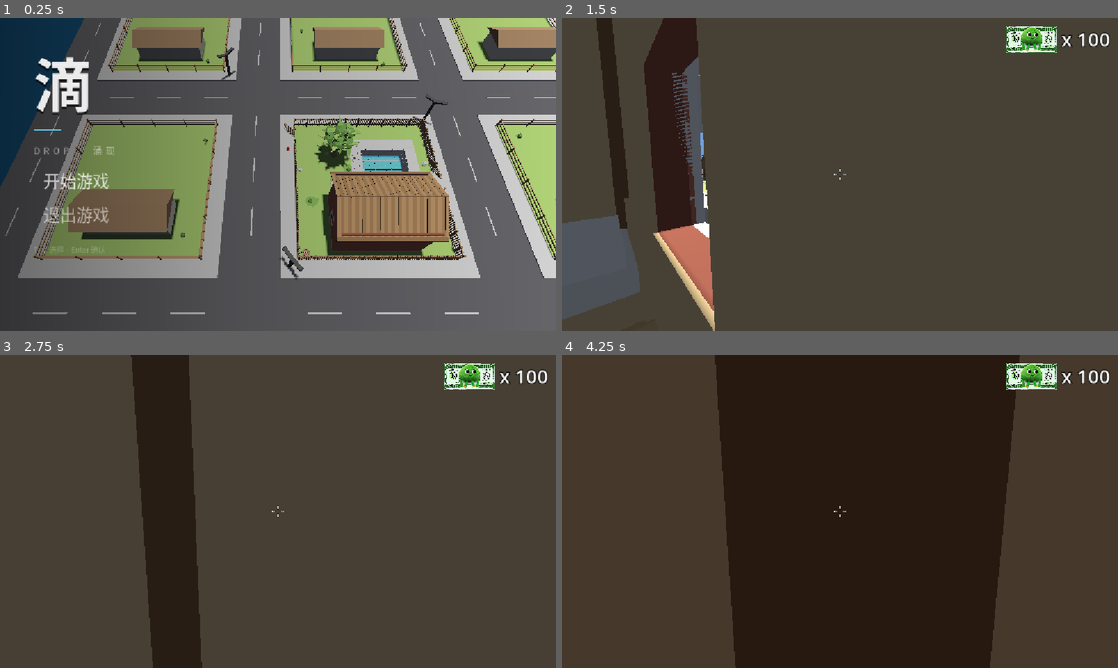
Above: before the commit, frames 1-4 (two rows, left to right).
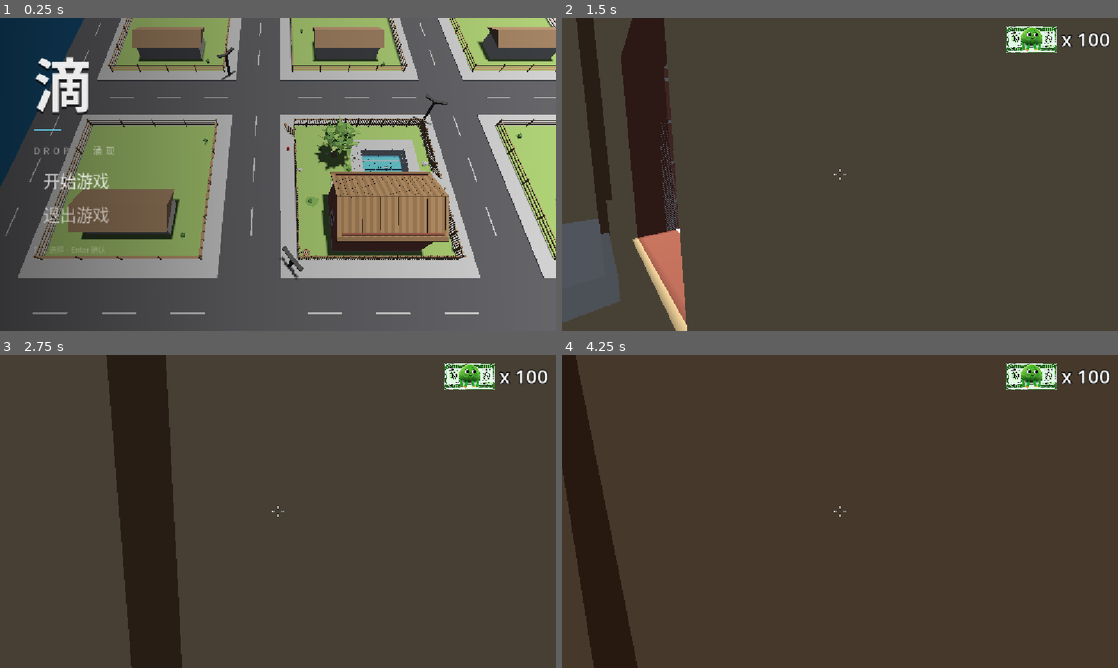
Above: after the commit, the same moments.

Repository: mife-user/drop
Game: Godot game, scene res://scenes/main.tscn
The game is run twice, just before and just after one commit, with the same random seed, the same clock (stepped at 60 frames per second) and the same inputs.
Inputs (mouse positions are in pixels of both pictures, inside the frame that each line leads up to):
- Up to frame 1 (0.25 s): no input
- Up to frame 2 (1.5 s): click "开始游戏" at 0.5 s; tap Enter at 1.25 s; move the mouse to (867, 174) at 1.27 s; hold W (move_forward) from 1.28 s (still down); click (867, 174) at 1.35 s
- Up to frame 3 (2.75 s): keep holding W (move_forward); tap Space (jump) at 1.52, 2.27 s; tap E (interact) at 1.55, 2.1 s; move the mouse to (250, 511) at 2.02 s; click (250, 511) at 2.17 s; tap F at 2.3 s
- Up to frame 4 (4.25 s): keep holding W (move_forward); move the mouse to (851, 505) at 2.77 s; tap F at 2.85 s; click (851, 505) at 3.05 s; move the mouse to (834, 517) at 3.52 s; click (834, 517) at 3.6 s; tap Space (jump) at 3.77 s; tap E (interact) at 3.8 s

The runs differ from the first frame. In frame 1, less than 0.1% of the frame differs, in the area x 68-71%, y 47-49%; in frame 2, 14%; in frame 3, 8.0%; in frame 4, 56%, in the area x 0-83%, y 0-100%.

Commit message:
feat:新增道具商店与手持切换使用，支持炮台放置旋转

Diff:
--- a/scenes/main.tscn
+++ b/scenes/main.tscn
@@ -30,6 +30,9 @@
 [ext_resource type="PackedScene" uid="uid://cvl1o6t36qqu1" path="res://scenes/水枪升级.tscn" id="27_upgrade"]
 [ext_resource type="PackedScene" path="res://scenes/交互模板/交互准星.tscn" id="28_cross"]
 [ext_resource type="PackedScene" path="res://scenes/界面/世界属性面板.tscn" id="29_stats"]
+[ext_resource type="PackedScene" path="res://scenes/道具商店.tscn" id="30_item_shop"]
+
+[ext_resource type="PackedScene" path="res://scenes/手持道具.tscn" id="31_held_item"]
 
 [sub_resource type="BoxShape3D" id="BoxShape3D_pool_exclusion"]
 size = Vector3(6.0259156, 2.4327393, 5.9381275)
@@ -180,7 +183,6 @@
 
 [node name="PoolExclusion" type="Area3D" parent="场景" unique_id=2033682868]
 transform = Transform3D(1, 0, 0, 0, 1, 0, 0, 0, 1, -3, 0, 2.5)
-visible = false
 collision_layer = 0
 collision_mask = 0
 monitoring = false
@@ -358,6 +360,22 @@
 price_max_text = "已满级"
 footer_format = "邮币 x %d"
 
+[node name="道具商店" parent="场景" unique_id=814584015 node_paths=PackedStringArray("wallet", "gun", "inventory") instance=ExtResource("30_item_shop")]
+transform = Transform3D(1, 0, 0, 0, 1, 0, 0, 0, 1, 0.9003297, 1.1199989, -7.961938)
+wallet = NodePath("../../界面/邮币/Money2")
+gun = NodePath("../../主人公/水枪发射器")
+positive_name = "正面道具"
+positive_effect_text = "正面"
+positive_price = 10
+negative_name = "负面道具"
+negative_effect_text = "负面"
+negative_price = 10
+item_text_format = "%s · %s"
+price_format = "%d 枚"
+footer_format = "邮币 x %d"
+purchase_message_format = "已购买%s：%s"
+inventory = NodePath("../../主人公/Camera3D/手持道具")
+
 [node name="消防栓群" type="Node3D" parent="场景" unique_id=1743672743]
 
 [node name="消防栓" parent="场景/消防栓群" unique_id=186927498 node_paths=PackedStringArray("wallet", "gun") instance=ExtResource("17_fv21b")]
@@ -420,8 +438,13 @@
 shape = SubResource("CapsuleShape3D_person")
 
 [node name="Camera3D" type="Camera3D" parent="主人公" unique_id=1367691273]
-transform = Transform3D(-1, 0, 0, 0, 0.9927476, 0.1202173, 0, 0.1202173, -0.9927476, -0.01376915, 1.5170367, 0.18177319)
+transform = Transform3D(-0.99968183, -0.0030323046, 0.025040597, 0, 0.99274766, 0.1202173, -0.025223527, 0.12017906, -0.99243176, -0.01376915, 1.5170367, 0.25607967)
 current = true
+
+[node name="手持道具" parent="主人公/Camera3D" node_paths=PackedStringArray("gun", "gun_model", "player") instance=ExtResource("31_held_item")]
+gun = NodePath("../../水枪发射器")
+gun_model = NodePath("../../人物/水枪")
+player = NodePath("../..")
 
 [node name="水枪发射器" type="Node3D" parent="主人公" unique_id=324127771 node_paths=PackedStringArray("field", "muzzle", "camera", "readout")]
 script = ExtResource("14_gun")
--- /dev/null
+++ b/scenes/手持道具.tscn
@@ -0,0 +1,35 @@
+[gd_scene format=3]
+
+[ext_resource type="Script" path="res://scripts/道具/手持道具.gd" id="1"]
+
+[sub_resource type="StandardMaterial3D" id="positive_material"]
+albedo_color = Color(0.3, 0.8, 0.6, 1)
+
+[sub_resource type="BoxMesh" id="positive_mesh"]
+size = Vector3(0.14, 0.18, 0.14)
+material = SubResource("positive_material")
+
+[sub_resource type="StandardMaterial3D" id="negative_material"]
+albedo_color = Color(0.7, 0.35, 0.65, 1)
+
+[sub_resource type="BoxMesh" id="negative_mesh"]
+size = Vector3(0.14, 0.18, 0.14)
+material = SubResource("negative_material")
+
+[node name="手持道具" type="Node3D" node_paths=PackedStringArray("positive_model", "negative_model")]
+position = Vector3(0.26, -0.22, -0.55)
+script = ExtResource("1")
+positive_model = NodePath("正面道具模型位")
+negative_model = NodePath("负面道具模型位")
+
+[node name="正面道具模型位" type="Node3D" parent="."]
+visible = false
+
+[node name="占位模型" type="MeshInstance3D" parent="正面道具模型位"]
+mesh = SubResource("positive_mesh")
+
+[node name="负面道具模型位" type="Node3D" parent="."]
+visible = false
+
+[node name="占位模型" type="MeshInstance3D" parent="负面道具模型位"]
+mesh = SubResource("negative_mesh")
--- /dev/null
+++ b/scenes/道具商店.tscn
@@ -0,0 +1,68 @@
+[gd_scene format=3]
+
+[ext_resource type="PackedScene" path="res://scenes/交互模板/交互台.tscn" id="1_base"]
+[ext_resource type="Script" path="res://scripts/道具/道具商店.gd" id="2_shop"]
+
+[sub_resource type="BoxShape3D" id="BoxShape3D_shop"]
+size = Vector3(0.76, 0.34, 0.4)
+
+[sub_resource type="StandardMaterial3D" id="Material_base"]
+albedo_color = Color(0.12, 0.17, 0.2, 1)
+
+[sub_resource type="BoxMesh" id="Mesh_base"]
+material = SubResource("Material_base")
+size = Vector3(0.72, 0.06, 0.36)
+
+[sub_resource type="StandardMaterial3D" id="Material_positive"]
+albedo_color = Color(0.3, 0.8, 0.6, 1)
+
+[sub_resource type="BoxMesh" id="Mesh_positive"]
+material = SubResource("Material_positive")
+size = Vector3(0.2, 0.24, 0.2)
+
+[sub_resource type="StandardMaterial3D" id="Material_negative"]
+albedo_color = Color(0.7, 0.35, 0.65, 1)
+
+[sub_resource type="BoxMesh" id="Mesh_negative"]
+material = SubResource("Material_negative")
+size = Vector3(0.2, 0.24, 0.2)
+
+[node name="道具商店" instance=ExtResource("1_base")]
+script = ExtResource("2_shop")
+title_text = "道具商店"
+prompt_text = "按 E 购买道具"
+text_blocked = "邮币不足，无法购买"
+text_success = "购买成功"
+
+[node name="展示底座" type="MeshInstance3D" parent="模型" index="0"]
+position = Vector3(0, 0.03, 0)
+mesh = SubResource("Mesh_base")
+
+[node name="正面道具模型位" type="Node3D" parent="模型" index="1"]
+position = Vector3(-0.18, 0.06, 0)
+
+[node name="占位模型" type="MeshInstance3D" parent="模型/正面道具模型位" index="0"]
+position = Vector3(0, 0.12, 0)
+mesh = SubResource("Mesh_positive")
+
+[node name="负面道具模型位" type="Node3D" parent="模型" index="2"]
+position = Vector3(0.18, 0.06, 0)
+
+[node name="占位模型" type="MeshInstance3D" parent="模型/负面道具模型位" index="0"]
+position = Vector3(0, 0.12, 0)
+mesh = SubResource("Mesh_negative")
+
+[node name="CollisionShape3D" parent="实体" index="0"]
+position = Vector3(0, 0.17, 0)
+shape = SubResource("BoxShape3D_shop")
+
+[node name="面板" parent="." index="2"]
+position = Vector3(0, 0.6274389, 0.29017258)
+
+[node name="第三行" parent="面板" index="5"]
+visible = false
+
+[node name="第四行" parent="面板" index="6"]
+visible = false
+
+[editable path="面板"]
--- a/scripts/水枪/水枪.gd
+++ b/scripts/水枪/水枪.gd
@@ -63,6 +63,9 @@
 ## 不关掉的话玩家按左键会顺手滋出一发水。平时保持勾选；取消勾选 = 这把枪彻底不喷水。
 @export var can_fire: bool = true
 
+## 手持装备单独阻止开火，避免与菜单暂时停火的恢复逻辑互相覆盖。
+var equipment_fire_blocked: bool = false
+
 @export_group("水箱")
 ## 水箱能装多少水（立方米）。**一发水耗掉的就是这一发水团的体积（blob_size³）**，
 ## 所以「一箱能射几发」= capacity ÷ blob_size³ —— 按当前 0.17 米的水块算，1.0 立方米约 203 发。
@@ -109,7 +112,7 @@
 
 ## 按住开火键、鼠标处于锁定状态、且没被临时关掉，才算开火。
 func _is_firing() -> bool:
-	if not can_fire:
+	if equipment_fire_blocked or not can_fire:
 		return false
 	if Input.mouse_mode != Input.MOUSE_MODE_CAPTURED:
 		return false
--- a/scripts/水枪/炮台发射器.gd
+++ b/scripts/水枪/炮台发射器.gd
@@ -67,6 +67,8 @@
 @export_range(0.8, 8.0, 0.1) var hold_distance: float = 2.5
 ## 拿在手上时比摄像机低多少米（压低一点，别正好糊在屏幕中心）。
 @export_range(0.0, 3.0, 0.05) var hold_drop: float = 0.6
+## 放置预览时滚轮每格旋转多少度；绕炮台自身中心的世界竖直轴旋转，放下后不再响应。
+@export_range(1.0, 90.0, 1.0) var placement_rotation_step: float = 15.0
 ## 往下打多远的射线找地面（米）。打不到就不许放。
 @export_range(0.5, 40.0, 0.5) var ground_probe: float = 10.0
 ## 找地面查哪些层。默认第 1 层（世界）。
@@ -86,12 +88,14 @@
 
 @export_group("携带时的话术")
 ## 能放时准星下面那行字。
-@export var hint_carry: String = "左键放置炮台"
+@export var hint_carry: String = "滚轮旋转，左键放置炮台"
 ## 不能放时那行字。
 @export var hint_blocked: String = "这里不能放"
 
 ## 现在是不是「拿在手上」（还没放下）。商店靠它判断还能不能再卖一座。
 var carrying: bool = false
+var _placement_yaw_offset: float = 0.0  # 滚轮相对视线累积的水平旋转角（弧度）
+var _carry_view_yaw: float = 0.0        # 视线竖直时沿用上一次水平朝向
 
 var _ground_found: bool = false        # 底下找着地面了吗
 var _shadow_valid: bool = false        # 这会儿能不能放（有地面、而且不压着水池）
@@ -139,6 +143,8 @@
 	if carrying:
 		return
 	carrying = true
+	_placement_yaw_offset = 0.0
+	_carry_view_yaw = global_rotation.y
 	add_to_group(GROUP_BLOCK_INTERACT)   # 全场台座先别开菜单，理由见常量那段
 	_set_body_active(false)
 	_apply_preview(true)
@@ -157,7 +163,7 @@
 	carrying = false
 	remove_from_group(GROUP_BLOCK_INTERACT)
 	global_position = _ground_point
-	rotation = Vector3(0.0, rotation.y, 0.0)   # 只留水平朝向：落点在地面上，别把炮台拧歪
+	global_rotation = Vector3(0.0, global_rotation.y, 0.0)   # 保留预览朝向，始终绕世界竖直轴站立
 	_set_body_active(true)
 	_apply_preview(false)
 	if is_instance_valid(shadow):
@@ -176,6 +182,15 @@
 		return
 	if Input.mouse_mode != Input.MOUSE_MODE_CAPTURED:
 		return   # 光标被放出来了（按过 Esc）：这一下左键留给「点画面重新锁定鼠标」
+	var wheel: InputEventMouseButton = event as InputEventMouseButton
+	if wheel != null and wheel.pressed and wheel.button_index in [MOUSE_BUTTON_WHEEL_UP, MOUSE_BUTTON_WHEEL_DOWN]:
+		var direction: float = 1.0 if wheel.button_index == MOUSE_BUTTON_WHEEL_UP else -1.0
+		var ticks: float = absf(wheel.factor) if not is_zero_approx(wheel.factor) else 1.0
+		var angle: float = deg_to_rad(placement_rotation_step) * direction * ticks
+		_placement_yaw_offset = wrapf(_placement_yaw_offset + angle, -PI, PI)
+		global_rotation = Vector3(0.0, _carry_view_yaw + _placement_yaw_offset, 0.0)
+		get_viewport().set_input_as_handled()
+		return
 	if not _is_place_pressed(event):
 		return
 	get_viewport().set_input_as_handled()
@@ -203,7 +218,9 @@
 	# 让节点的 -Z（炮台的前方）对准视线的水平方向；公式和 player.gd 的 lock_look 是同一个
 	var flat: Vector3 = Vector3(forward.x, 0.0, forward.z)
 	if flat.length_squared() > 0.0001:
-		rotation = Vector3(0.0, atan2(-flat.x, -flat.z), 0.0)
+		_carry_view_yaw = atan2(-flat.x, -flat.z)
+	# 滚轮只改变朝向，不挪动中心；每帧保留偏转，避免被跟随视线的逻辑覆盖。
+	global_rotation = Vector3(0.0, _carry_view_yaw + _placement_yaw_offset, 0.0)
 	_update_shadow()
 
 
--- /dev/null
+++ b/scripts/道具/手持道具.gd
@@ -0,0 +1,101 @@
+extends Node3D
+class_name HeldItemController
+
+## 单格随身道具：Node3D 固定挂在摄像机下，模型位可在编辑器直接摆放。
+## 使用后发出效果信号；文字只作说明，不会自动产生增益或减益。
+signal inventory_changed
+signal item_used(item_id: StringName, effect_text: String)
+
+## 玩家水枪，装备道具时只设置独立的开火阻止标记，不覆盖菜单的 can_fire 状态。
+@export var gun: WaterGun
+## 水枪外观，切换装备时隐藏或显示。
+@export var gun_model: Node3D
+## 玩家，用于判断交互台是否锁定操作。
+@export var player: Player
+## 正面道具手持模型容器。
+@export var positive_model: Node3D
+## 负面道具手持模型容器。
+@export var negative_model: Node3D
+## 道具使用键，默认物理 F 键。
+@export var use_key: Key = KEY_F
+
+var held_item: StringName = &""
+var effect_text: String = ""
+var item_selected: bool = false
+
+## 入树后同步固定模型的初始显示。
+func _ready() -> void:
+	_sync_equipment()
+
+## 炮台购买与放置由原系统控制；每帧跟随其携带状态，不接管炮台滚轮。
+func _process(_delta: float) -> void:
+	_sync_equipment()
+
+func has_item() -> bool:
+	return not held_item.is_empty()
+
+func turret_active() -> bool:
+	return get_tree().get_first_node_in_group(&"interact_blocked") != null
+
+func can_receive() -> bool:
+	return not has_item() and not turret_active()
+
+## 成功购买后立即选中道具；正面和负面共用一个位置。
+func receive_item(id: StringName, description: String) -> bool:
+	if not can_receive() or id not in [&"positive", &"negative"]:
+		return false
+	held_item = id
+	effect_text = description
+	item_selected = true
+	_sync_equipment()
+	inventory_changed.emit()
+	return true
+
+func controls_available() -> bool:
+	return not turret_active() and (not is_instance_valid(player) or not player._move_locked)
+
+func switch_equipment() -> void:
+	if not has_item() or not controls_available():
+		return
+	item_selected = not item_selected
+	_sync_equipment()
+
+## 先清空持有状态再发送信号，避免效果回调重复消耗同一件道具。
+func use_item() -> void:
+	if not has_item() or not item_selected or not controls_available():
+		return
+	var used_id: StringName = held_item
+	var used_text: String = effect_text
+	held_item = &""
+	effect_text = ""
+	item_selected = false
+	_sync_equipment()
+	inventory_changed.emit()
+	item_used.emit(used_id, used_text)
+
+## 只处理游戏内未被界面消费的输入；菜单、鼠标释放及炮台携带时不抢输入。
+func _unhandled_input(event: InputEvent) -> void:
+	if Input.mouse_mode != Input.MOUSE_MODE_CAPTURED or not controls_available() or not has_item():
+		return
+	var wheel: InputEventMouseButton = event as InputEventMouseButton
+	if wheel != null and wheel.pressed and wheel.button_index in [MOUSE_BUTTON_WHEEL_UP, MOUSE_BUTTON_WHEEL_DOWN]:
+		switch_equipment()
+		get_viewport().set_input_as_handled()
+	var key: InputEventKey = event as InputEventKey
+	if key != null and key.pressed and not key.echo and key.physical_keycode == use_key and item_selected:
+		use_item()
+		get_viewport().set_input_as_handled()
+
+func _sync_equipment() -> void:
+	var carrying: bool = turret_active()
+	var show_item: bool = item_selected and has_item() and not carrying
+	if is_instance_valid(positive_model):
+		positive_model.visible = show_item and held_item == &"positive"
+	if is_instance_valid(negative_model):
+		negative_model.visible = show_item and held_item == &"negative"
+	if is_instance_valid(gun_model):
+		gun_model.visible = not show_item and not carrying
+	if is_instance_valid(gun):
+		gun.equipment_fire_blocked = show_item or carrying
+		if is_instance_valid(gun.readout):
+			gun.readout.visible = not show_item and not carrying
--- /dev/null
+++ b/scripts/道具/道具商店.gd
@@ -0,0 +1,146 @@
+extends InteractStation
+class_name ItemShop
+
+## 两种道具共用交互台的菜单与锁人逻辑；这里只处理价格、扣款和购买结果。
+## 购买信号只通知领取；具体使用效果连接手持道具的 item_used 信号。
+signal item_purchased(item_id: StringName, effect_text: String)
+
+const POSITIVE_ITEM: StringName = &"positive"
+const NEGATIVE_ITEM: StringName = &"negative"
+
+@export_group("接线")
+## 共用邮币钱包；未绑定时不能购买。
+@export var wallet: CurrencyLabel
+## 玩家水枪；菜单打开期间停火，关闭后恢复打开前的状态。
+@export var gun: WaterGun
+## 玩家单格道具控制器；已有道具时禁止再次购买。
+@export var inventory: HeldItemController
+## 持有位置被占用时的提示。
+@export var text_inventory_full: String = "已有道具，请先使用（F）"
+
+@export_group("正面道具")
+## 第一项商品的名称，菜单直接读取这里。
+@export var positive_name: String = "正面道具"
+## 第一项商品的效果说明；当前是占位文字，具体效果通过手持节点的使用信号接入。
+@export var positive_effect_text: String = "正面"
+## 第一项商品每次购买的价格（邮币），不会随购买次数涨价。
+@export_range(0, 9999, 1) var positive_price: int = 10
+
+@export_group("负面道具")
+## 第二项商品的名称，菜单直接读取这里。
+@export var negative_name: String = "负面道具"
+## 第二项商品的效果说明；当前是占位文字，具体效果通过手持节点的使用信号接入。
+@export var negative_effect_text: String = "负面"
+## 第二项商品每次购买的价格（邮币），不会随购买次数涨价。
+@export_range(0, 9999, 1) var negative_price: int = 10
+
+@export_group("购买话术")
+## 商品行的文字格式，依次填入名称和效果说明；说明留空时只显示名称。
+@export var item_text_format: String = "%s · %s"
+## 价格格式，填入这一项的邮币价格。
+@export var price_format: String = "%d 枚"
+## 菜单底部的余额格式。
+@export var footer_format: String = "邮币 x %d"
+## 成功购买的提示，依次填入商品名称和效果说明。
+@export var purchase_message_format: String = "已购买%s：%s"
+
+var _positive_count: int = 0  # 本次运行累计购买次数；当前持有和消耗由手持控制器负责
+var _negative_count: int = 0  # 本次运行买到的负面道具数量
+var _gun_muted: bool = false
+var _gun_can_fire_backup: bool = true
+
+
+func _ready() -> void:
+	super()
+	if is_instance_valid(wallet):
+		wallet.money_changed.connect(_on_money_changed)
+	if is_instance_valid(inventory):
+		inventory.inventory_changed.connect(refresh_rows)
+
+
+func _on_money_changed(_amount: int) -> void:
+	refresh_rows()
+
+
+func row_count() -> int:
+	return 2
+
+
+func row_text(index: int) -> String:
+	var item_name: String = positive_name if index == 0 else negative_name
+	var effect: String = positive_effect_text if index == 0 else negative_effect_text
+	return item_name if effect.is_empty() else item_text_format % [item_name, effect]
+
+
+func row_price_text(index: int) -> String:
+	return price_format % _price(index)
+
+
+func row_state(index: int) -> InteractOptionRow.State:
+	if index < 0 or index >= row_count() or not is_instance_valid(wallet) or not is_instance_valid(inventory) or not inventory.can_receive():
+		return InteractOptionRow.State.BLOCK
+	return InteractOptionRow.State.OK if wallet.can_afford(_price(index)) else InteractOptionRow.State.BLOCK
+
+
+func panel_footer() -> String:
+	return footer_format % wallet.amount if is_instance_valid(wallet) and not footer_format.is_empty() else ""
+
+
+func on_row_activated(index: int) -> void:
+	if index < 0 or index >= row_count():
+		return
+	if not is_instance_valid(inventory) or not inventory.can_receive():
+		show_message(text_inventory_full, false)
+		return
+	if not is_instance_valid(wallet) or not wallet.spend(_price(index)):
+		show_message(text_blocked, false)
+		return
+	var item_id: StringName = POSITIVE_ITEM if index == 0 else NEGATIVE_ITEM
+	var item_name: String = positive_name if index == 0 else negative_name
+	var effect: String = positive_effect_text if index == 0 else negative_effect_text
+	if not inventory.receive_item(item_id, effect):
+		wallet.add_money(_price(index))
+		return
+	if index == 0:
+		_positive_count += 1
+	else:
+		_negative_count += 1
+	show_message(purchase_message_format % [item_name, effect], true)
+	close_menu()
+	item_purchased.emit(item_id, effect)
+
+
+## 查询本次运行的已购数量；显示文字可以修改，商品标识 positive / negative 保持不变。
+func purchased_count(item_id: StringName) -> int:
+	if item_id == POSITIVE_ITEM:
+		return _positive_count
+	if item_id == NEGATIVE_ITEM:
+		return _negative_count
+	return 0
+
+
+func _price(index: int) -> int:
+	return positive_price if index == 0 else negative_price
+
+
+func on_menu_opened() -> void:
+	if is_instance_valid(gun) and not _gun_muted:
+		_gun_can_fire_backup = gun.can_fire
+		_gun_muted = true
+		gun.can_fire = false
+
+
+func on_menu_closed() -> void:
+	_restore_gun()
+
+
+func _restore_gun() -> void:
+	if _gun_muted and is_instance_valid(gun):
+		gun.can_fire = _gun_can_fire_backup
+	_gun_muted = false
+
+
+func _exit_tree() -> void:
+	# 台座被删除时也归还移动、视角和水枪控制。
+	close_menu()
+	_restore_gun()
Not shown, added: scripts/道具/手持道具.gd.uid
Not shown, added: scripts/道具/道具商店.gd.uid
Not shown, changed: docs/炮台.md
Not shown, added: docs/道具商店.md
